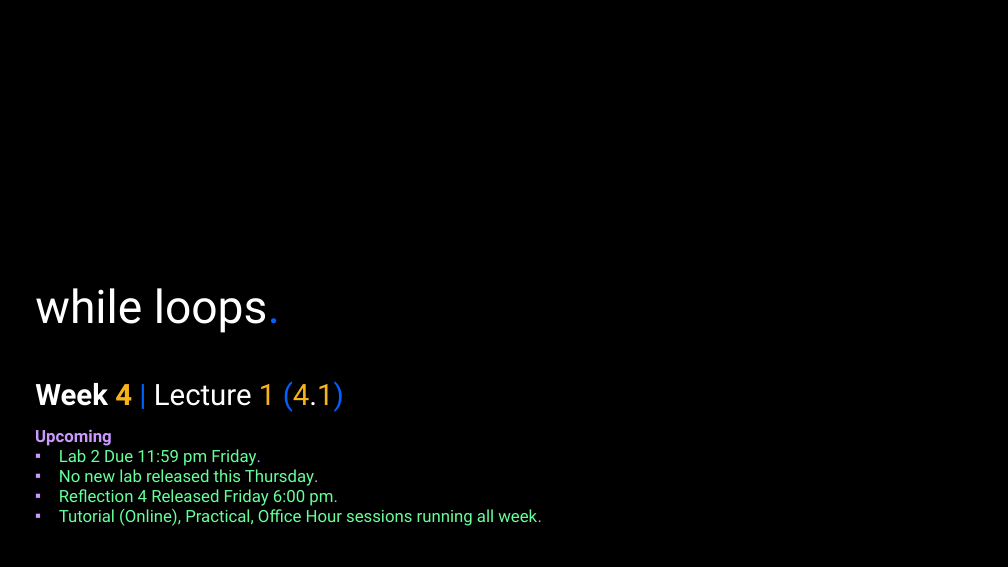
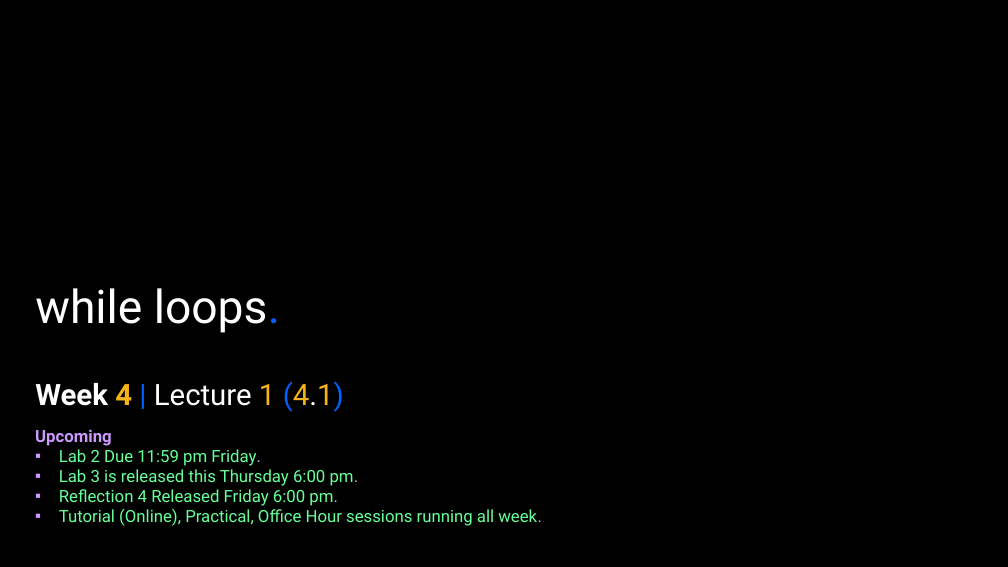
Before and after one commit to APS106/APS106-winter-2025-kinsella-goodfellow, a slide deck: slide 80 of lectures/week4/lecture1/slides/week4_lecture1.pptx. Drawn at 1008x567 pixels with LibreOffice and Linux fonts; fonts in the diff are those of the drawing; background and template pictures are left out. Boxes give left, top, right and bottom in pixels: in the first picture for what was removed or moved away, otherwise in the second. Text is boxed around its words. In the diff, an @@ line names an element or a change of style, - is before the commit and + after.

```diff
--- a/lectures/week4/lecture1/slides/week4_lecture1.pptx
+++ b/lectures/week4/lecture1/slides/week4_lecture1.pptx
@@ text at box(59, 469, 359, 486): text changed @@
-▪ No new lab released this Thursday.
+▪ Lab 3 is released this Thursday 6:00 pm.
```
Also in this commit, not shown: 1 other slide changed, 3 other files.
